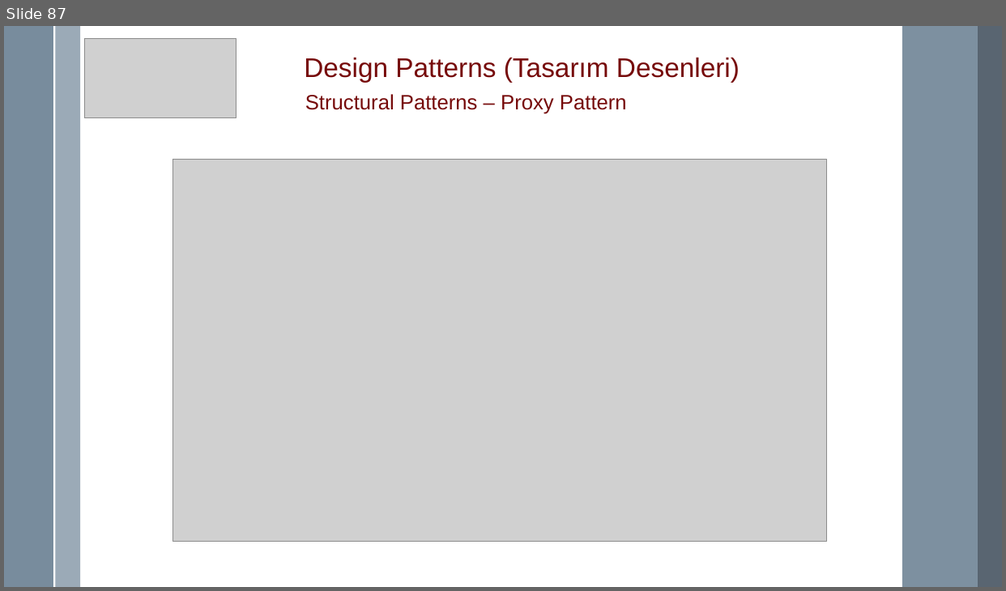
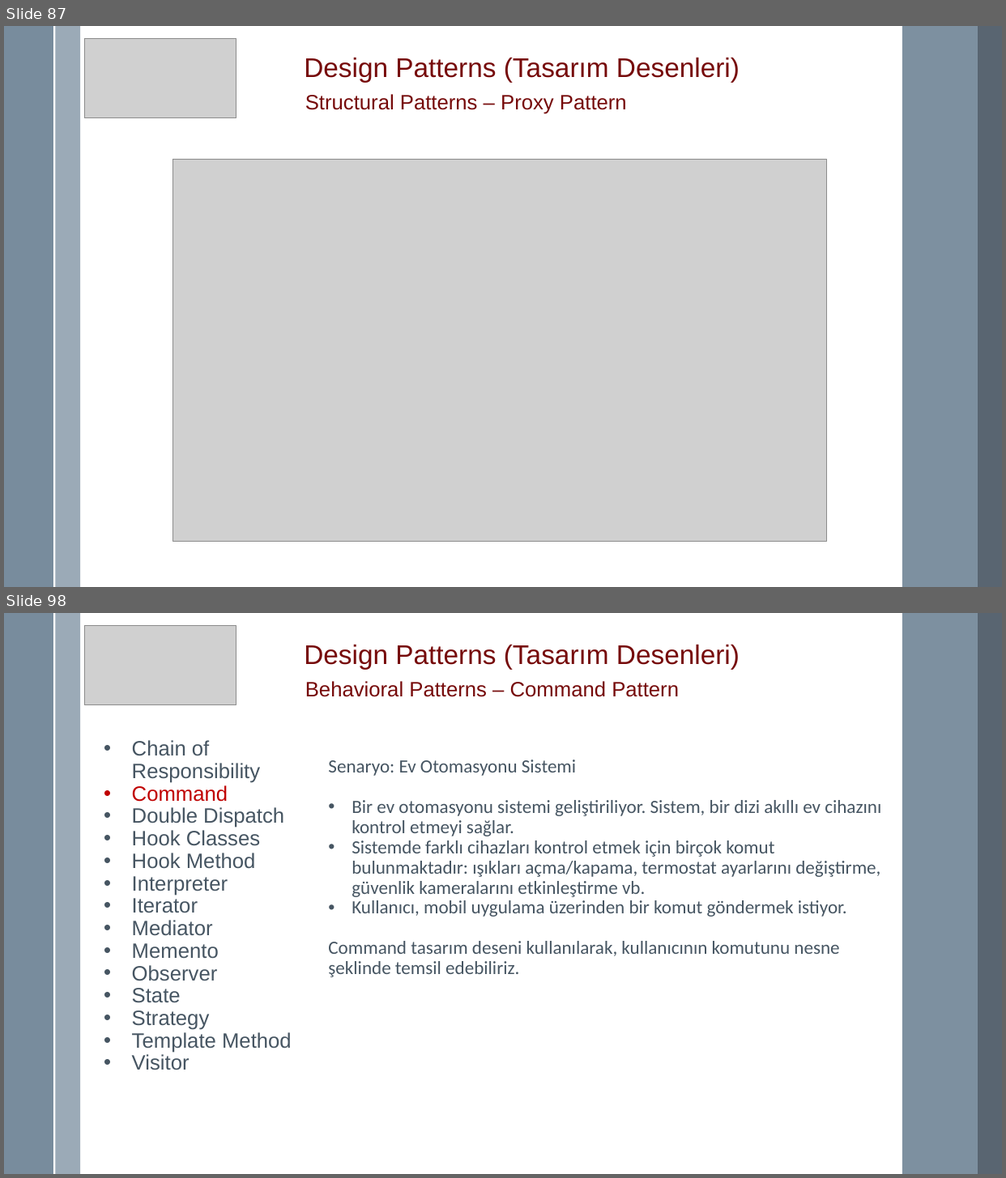
Before and after one commit to mremregok/DesignPattern, a slide deck: Design Pattern.pptx. Shown one above the other, each under a label of ours: slide 87 before the commit, slides 87 and 98 after it; the slides between them are not shown. The pictures are 1006x591 and 1006x1178 pixels, drawn with LibreOffice and Linux fonts; fonts in the diff are those of the drawing; grey boxes stand for pictures. Boxes give left, top, right and bottom in pixels: in the first picture for what was removed or moved away, otherwise in the second. Text is boxed around its words. In the diff, an @@ line names an element or a change of style, - is before the commit and + after.

Commit message:
Davranışsal tasarım desenlerinden Chain of Responsibility ve Command eklendi.

```diff
--- a/Design Pattern.pptx
+++ b/Design Pattern.pptx
@@ slide 98 added at <box>4,613,1002,1174</box>, background #FFFFFF; not listed: 5 template elements that a slide beside it also shows @@
@@ picture added at <box>84,626,236,705</box> @@
@@ text added at <box>304,644,739,669</box>, 26 pt, text #760A0A @@
+Design Patterns (Tasarım Desenleri)
@@ text added at <box>305,681,679,697</box>, 20 pt, text #760A0A @@
+Behavioral Patterns – Command Pattern
@@ text added at <box>132,740,292,1071</box>, 20 pt, text #465562 @@
+• Chain of Responsibility
+• Command
+• Double Dispatch
+• Hook Classes
+• Hook Method
+• Interpreter
+• Iterator
+• Mediator
+• Memento
+• Observer
+• State
+• Strategy
+• Template Method
+• Visitor
@@ text added at <box>328,760,881,977</box>, 18 pt, text #465562 @@
+Senaryo: Ev Otomasyonu Sistemi
+• Bir ev otomasyonu sistemi geliştiriliyor. Sistem, bir dizi akıllı ev cihazını kontrol etmeyi sağlar.
+• Sistemde farklı cihazları kontrol etmek için birçok komut bulunmaktadır: ışıkları açma/kapama, termostat ayarlarını değiştirme, güvenlik kameralarını etkinleştirme vb.
+• Kullanıcı, mobil uygulama üzerinden bir komut göndermek istiyor.
+Command tasarım deseni kullanılarak, kullanıcının komutunu nesne şeklinde temsil edebiliriz.
```
Also in this commit, not shown: 13 other slides added, 18 other files.
